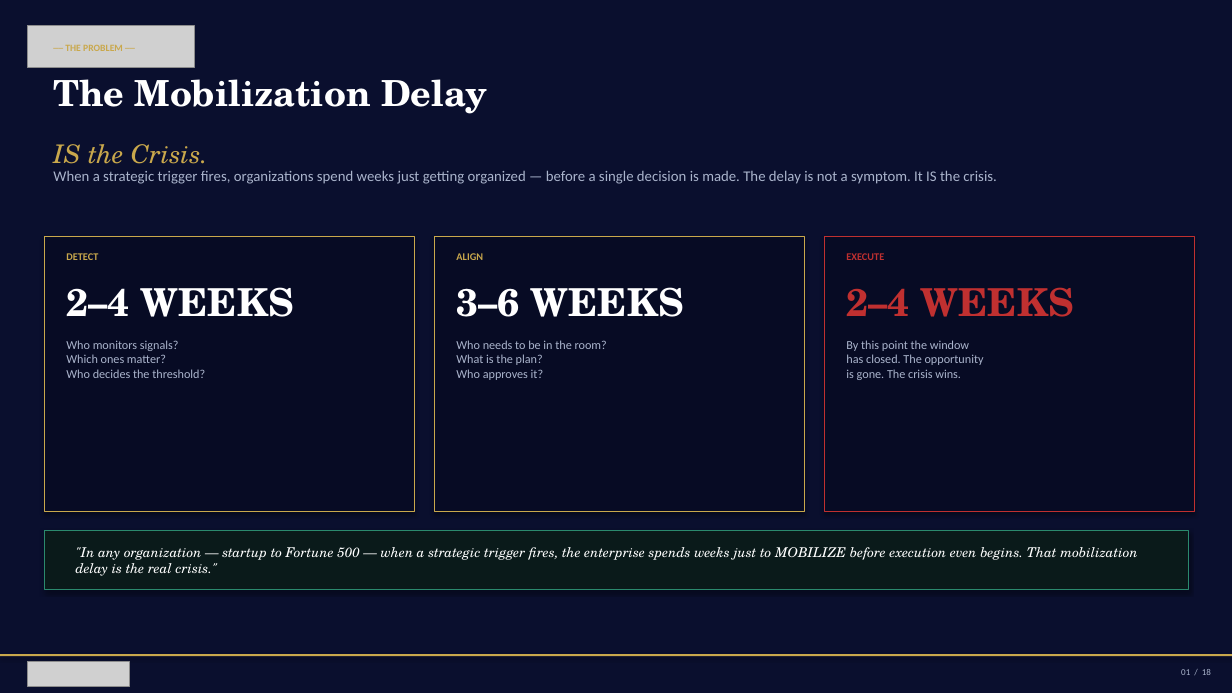
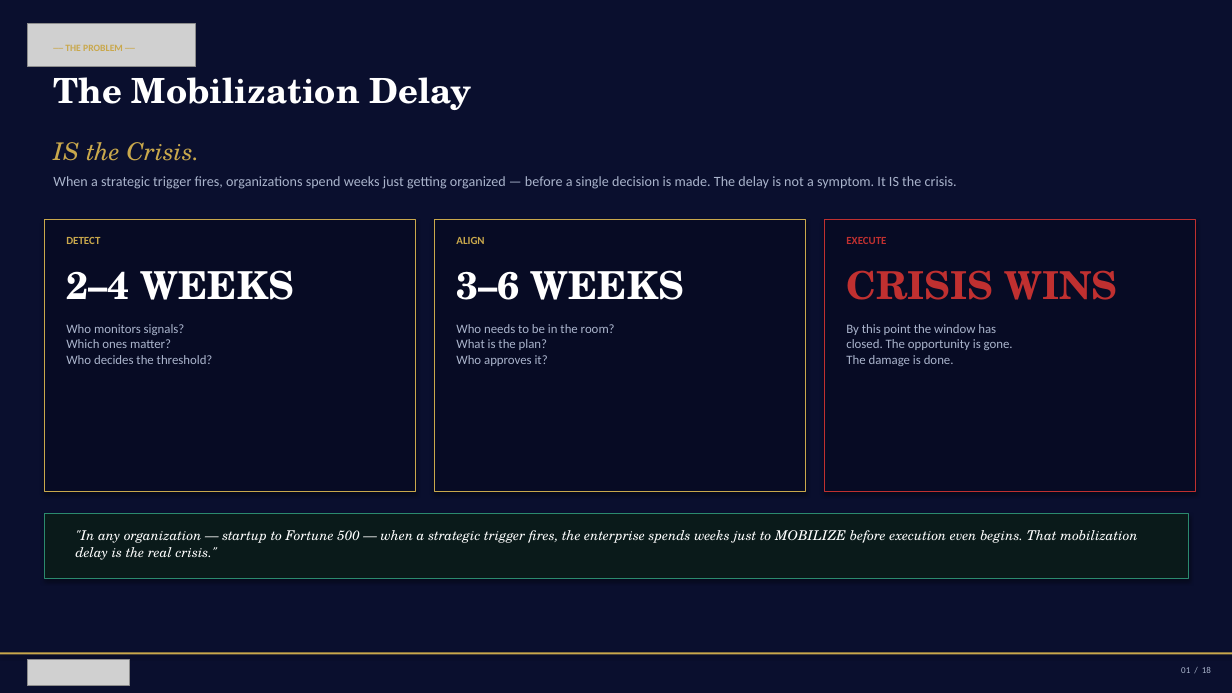
Before and after one commit to mbrunke18/CodePlatform1, a slide deck: slide 2 of attached_assets/VaughnMartin-Investor-Deck-v14-full.pptx. Drawn at 1232x693 pixels with LibreOffice and Linux fonts; fonts in the diff are those of the drawing; grey boxes stand for pictures; background and template pictures are left out; a plain dark background stands for a picture behind light text. Boxes give left, top, right and bottom in pixels: in the first picture for what was removed or moved away, otherwise in the second. Text is boxed around its words. In the diff, an @@ line names an element or a change of style, - is before the commit and + after.

```diff
--- a/attached_assets/VaughnMartin-Investor-Deck-v14-full.pptx
+++ b/attached_assets/VaughnMartin-Investor-Deck-v14-full.pptx
@@ text "The Mobilization Delay" at bbox=[53, 77, 472, 110]: size 28 to 27 pt @@
@@ text "IS the Crisis." at bbox=[53, 142, 200, 161]: size 20 to 19 pt @@
@@ text "When a strategic trigger fires, ..." at bbox=[53, 176, 957, 189]: size 11.5 to 11 pt @@
@@ size 8 to 8.5 pt in 3 elements at bbox=[456, 237, 484, 244], bbox=[846, 237, 886, 244], bbox=[66, 237, 100, 244] @@
@@ 5 texts, 3 rectangles: place and size @@
-5 texts, 3 rectangles at bbox=[44, 237, 1194, 512]
+5 texts, 3 rectangles at bbox=[44, 220, 1196, 492]
@@ text at bbox=[846, 270, 1117, 300]: text changed @@
-2–4 WEEKS
+CRISIS WINS
@@ text "Who monitors signals? Which ones ...": place and size @@
-text "Who monitors signals? Which ones ..." at bbox=[66, 340, 205, 378]
+text "Who monitors signals? Which ones ..." at bbox=[66, 324, 213, 364]
@@ text "Who monitors signals? Which ones ..." at bbox=[66, 324, 213, 364]: size 9.5 to 10 pt @@
@@ text "Who needs to be in ..." at bbox=[456, 324, 615, 366]: size 9.5 to 10 pt @@
@@ text "Who needs to be in ...": place and size @@
-text "Who needs to be in ..." at bbox=[456, 340, 607, 380]
+text "Who needs to be in ..." at bbox=[456, 324, 615, 366]
@@ text at bbox=[846, 324, 1013, 366]: text changed; size 9.5 to 10 pt @@
-By this point the window
-has closed. The opportunity
-is gone. The crisis wins.
+By this point the window has
+closed. The opportunity is gone.
+The damage is done.
@@ rectangle: place and size @@
-rectangle at bbox=[44, 531, 1189, 590]
+rectangle at bbox=[44, 514, 1189, 579]
@@ text ""In any organization — startup ...": place and size @@
-text ""In any organization — startup ..." at bbox=[76, 547, 1137, 576]
+text ""In any organization — startup ..." at bbox=[76, 530, 1137, 560]
```
Also in this commit, not shown: 18 other slides changed, 2 other files.
